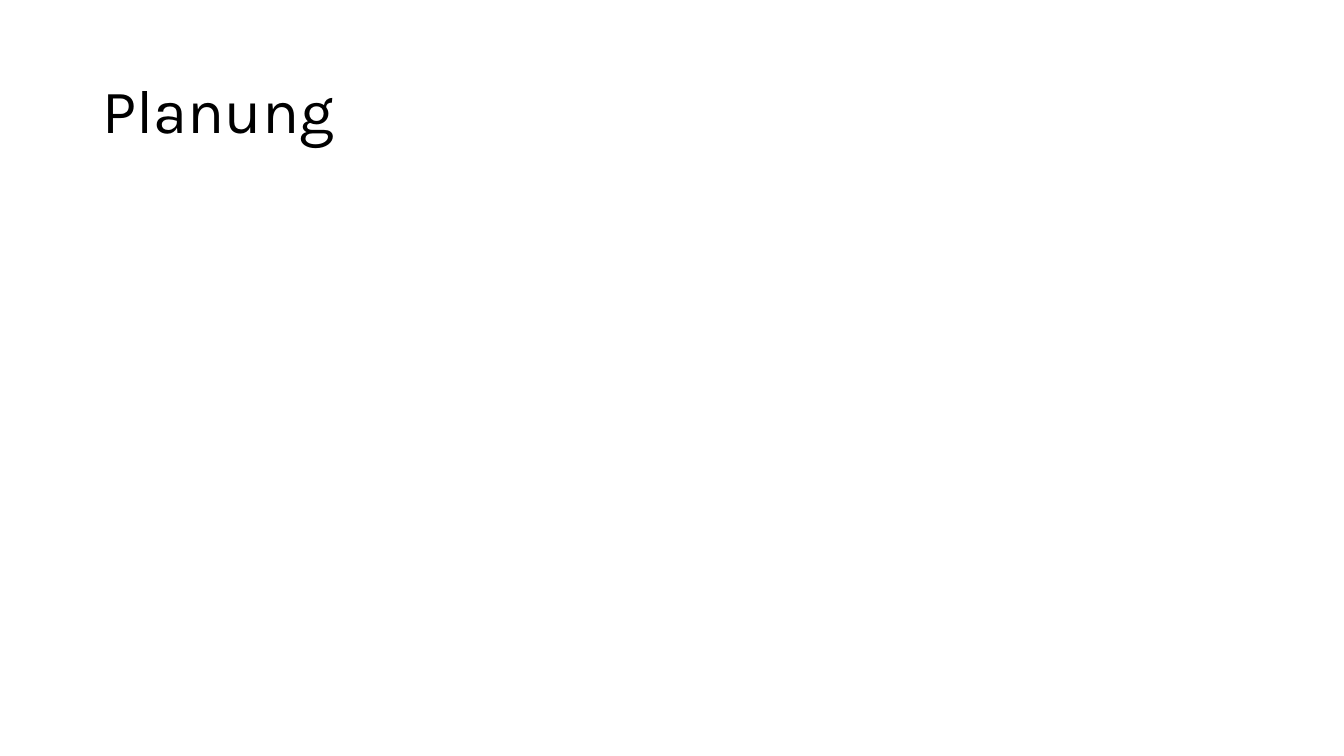
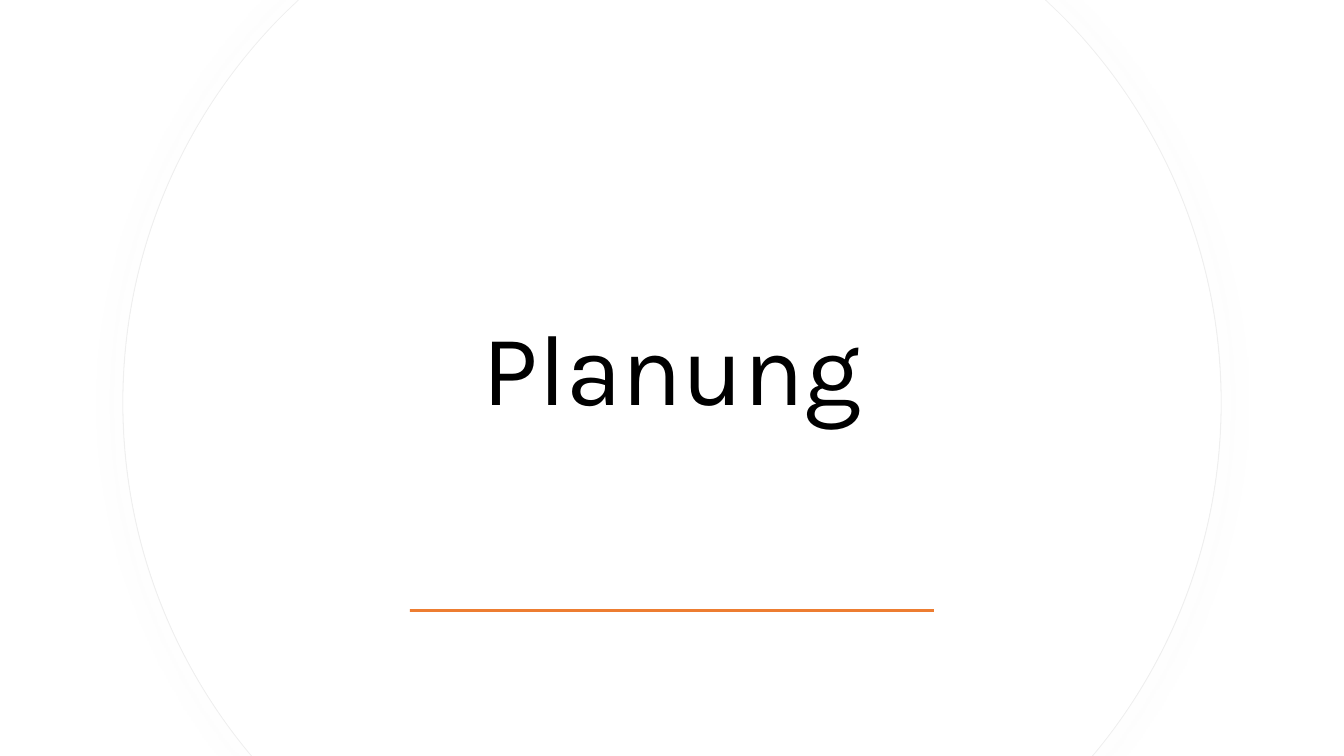
Before and after one commit to jannis1602/SmartAlarmClock, a slide deck: slide 3 of planung/Fachgespraech.pptx. Drawn at 1344x756 pixels with LibreOffice and Linux fonts; fonts in the diff are those of the drawing. Boxes give left, top, right and bottom in pixels: in the first picture for what was removed or moved away, otherwise in the second. Text is boxed around its words. In the diff, an @@ line names an element or a change of style, - is before the commit and + after.

```diff
--- a/planung/Fachgespraech.pptx
+++ b/planung/Fachgespraech.pptx
@@ freeform shape added at [123,0,1222,756], fill #FFFFFF, outline #EFEFEF 0.75 pt @@
@@ freeform shape added at [124,0,1221,756], fill #FFFFFF @@
@@ title "Planung": place and size @@
-title "Planung" at [102,91,333,148]
+title "Planung" at [482,336,861,428]
@@ title "Planung" at [482,336,861,428]: size 44 to 72 pt; alignment left to centre @@
@@ rectangle added at [410,609,935,612], fill #ED7D31 @@
```
Also in this commit, not shown: 5 other slides changed, 6 slides added, 10 other files.
